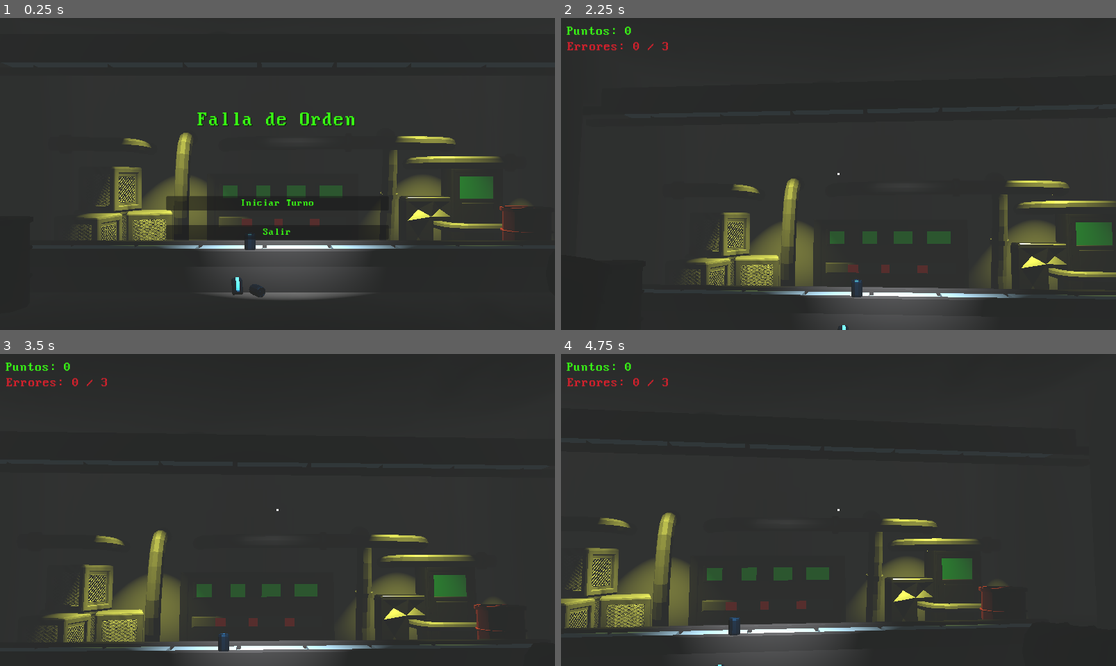
Above: before the commit, frames 1-4 (two rows, left to right).
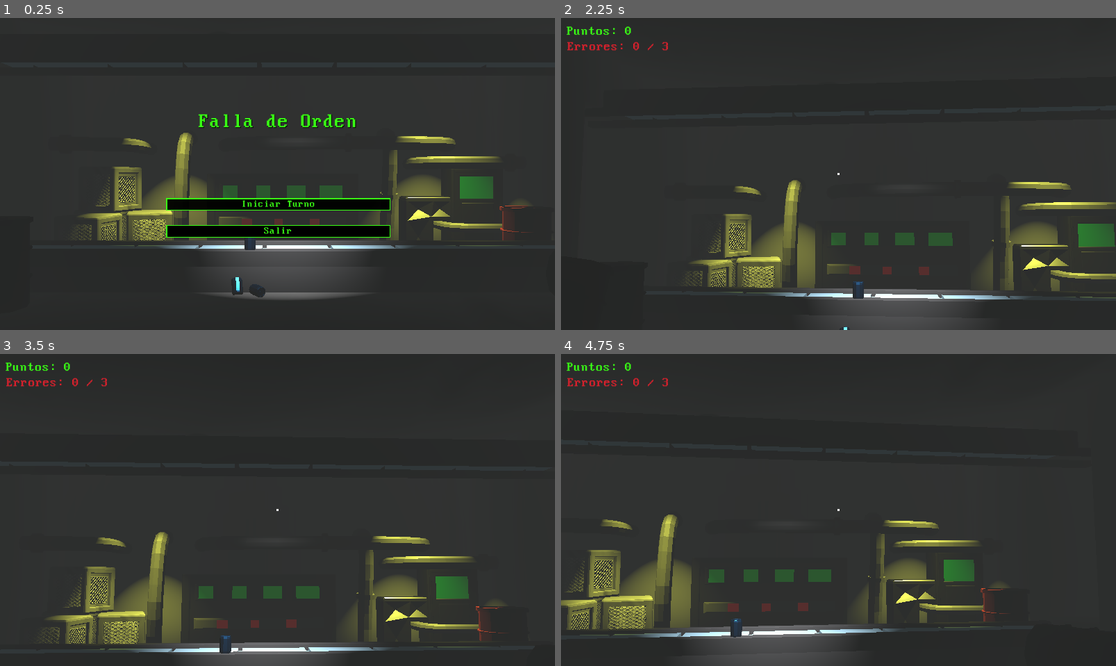
Above: after the commit, the same moments.

Repository: deffeu1/falla-de-orden
Game: Godot game, scene res://Escenas/MenuPrincipal.tscn
Two runs of this game, one before a commit and one after it. Both use one fixed random seed, a clock stepped at 60 frames per second and the inputs below.
Inputs (mouse positions are in pixels of both pictures, inside the frame that each line leads up to):
- Up to frame 1 (0.25 s): no input
- Up to frame 2 (2.25 s): tap Enter at 0.5 s; move the mouse to (960, 158) at 0.52 s; click (960, 158) at 0.67 s; click "Iniciar Turno" at 1.25 s; tap Space at 2 s; move the mouse to (810, 174) at 2.02 s; click (810, 174) at 2.17 s
- Up to frame 3 (3.5 s): move the mouse to (288, 503) at 2.77 s; click (288, 503) at 2.92 s
- Up to frame 4 (4.75 s): move the mouse to (832, 516) at 3.52 s; click (832, 516) at 3.67 s; move the mouse to (877, 513) at 4.27 s; click (877, 513) at 4.42 s

The runs differ from the first frame. In frame 1, 4.0% of the frame differs, in the area x 29-71%, y 30-72%; in frame 2, 4.0%; in frame 3, 4.6%; in frame 4, 4.7%, in the area x 0-81%, y 50-100%.

Commit message:
personalicé botones anashe

Diff:
--- a/Escenas/Interfaz.tscn
+++ b/Escenas/Interfaz.tscn
@@ -2,6 +2,70 @@
 
 [ext_resource type="Script" uid="uid://c7fpde8f7dtb0" path="res://scripts/Interfaz.gd" id="1_peb2f"]
 [ext_resource type="FontFile" uid="uid://bfqkeu8rw4j68" path="res://Fuentes/Perfect DOS VGA 437.ttf" id="2_cswj6"]
+
+[sub_resource type="StyleBoxFlat" id="StyleBoxFlat_cswj6"]
+bg_color = Color(0.00035290723, 0.010837806, 2.3689354e-08, 1)
+border_width_left = 2
+border_width_top = 2
+border_width_right = 2
+border_width_bottom = 2
+border_color = Color(0.22352941, 1, 0.078431375, 1)
+
+[sub_resource type="StyleBoxFlat" id="StyleBoxFlat_gr0k6"]
+bg_color = Color(0.22352941, 1, 0.078431375, 1)
+border_width_left = 2
+border_width_top = 2
+border_width_right = 2
+border_width_bottom = 2
+border_color = Color(0, 0, 0, 1)
+
+[sub_resource type="StyleBoxFlat" id="StyleBoxFlat_fyldm"]
+bg_color = Color(0, 0, 0, 1)
+border_width_left = 2
+border_width_top = 2
+border_width_right = 2
+border_width_bottom = 2
+border_color = Color(0.22352941, 1, 0.078431375, 1)
+
+[sub_resource type="StyleBoxFlat" id="StyleBoxFlat_cm7ul"]
+bg_color = Color(0.22352941, 1, 0.078431375, 1)
+border_width_left = 2
+border_width_top = 2
+border_width_right = 2
+border_width_bottom = 2
+border_color = Color(0, 0, 0, 1)
+
+[sub_resource type="StyleBoxFlat" id="StyleBoxFlat_ykoxn"]
+bg_color = Color(0, 0, 0, 1)
+border_width_left = 2
+border_width_top = 2
+border_width_right = 2
+border_width_bottom = 2
+border_color = Color(0.22352941, 1, 0.078431375, 1)
+
+[sub_resource type="StyleBoxFlat" id="StyleBoxFlat_e0f55"]
+bg_color = Color(0.22352941, 1, 0.078431375, 1)
+border_width_left = 2
+border_width_top = 2
+border_width_right = 2
+border_width_bottom = 2
+border_color = Color(0, 0, 0, 1)
+
+[sub_resource type="StyleBoxFlat" id="StyleBoxFlat_vfk14"]
+bg_color = Color(0, 0, 0, 1)
+border_width_left = 2
+border_width_top = 2
+border_width_right = 2
+border_width_bottom = 2
+border_color = Color(0.22352941, 1, 0.078431375, 1)
+
+[sub_resource type="StyleBoxFlat" id="StyleBoxFlat_wlqyy"]
+bg_color = Color(0.22352941, 1, 0.078431375, 1)
+border_width_left = 2
+border_width_top = 2
+border_width_right = 2
+border_width_bottom = 2
+border_color = Color(0, 0, 0, 1)
 
 [node name="Interfaz" type="CanvasLayer" unique_id=1239421756]
 process_mode = 3
@@ -84,11 +148,13 @@
 layout_mode = 2
 theme_override_colors/font_color = Color(0.22352941, 1, 0.078431375, 1)
 theme_override_colors/font_focus_color = Color(0.22352941, 1, 0.078431375, 1)
-theme_override_colors/font_pressed_color = Color(0.22352941, 0.63529414, 0.078431375, 1)
-theme_override_colors/font_hover_color = Color(0.22352941, 1, 0.078431375, 1)
-theme_override_colors/font_hover_pressed_color = Color(0.22352941, 1, 0.078431375, 1)
+theme_override_colors/font_pressed_color = Color(0, 0, 0, 1)
+theme_override_colors/font_hover_color = Color(0, 0, 0, 1)
+theme_override_colors/font_hover_pressed_color = Color(0, 0, 0, 1)
 theme_override_fonts/font = ExtResource("2_cswj6")
 theme_override_font_sizes/font_size = 25
+theme_override_styles/normal = SubResource("StyleBoxFlat_cswj6")
+theme_override_styles/hover = SubResource("StyleBoxFlat_gr0k6")
 text = "Reiniciar Turno"
 
 [node name="Mira" type="ColorRect" parent="." unique_id=750352229]
@@ -128,31 +194,34 @@
 [node name="BotonReanudar" type="Button" parent="PantallaPausa" unique_id=1286791758]
 layout_mode = 1
 anchors_preset = -1
-anchor_left = 0.43114588
-anchor_top = 0.22685185
-anchor_right = 0.53152776
-anchor_bottom = 0.32114813
-offset_left = 0.3199463
-offset_right = -0.32000732
-offset_bottom = -0.10400009
-grow_horizontal = 2
-theme_override_colors/font_color = Color(0.22352941, 1, 0.078431375, 1)
-theme_override_colors/font_focus_color = Color(0.22352941, 1, 0.078431375, 1)
-theme_override_colors/font_pressed_color = Color(0.22352941, 0.63529414, 0.078431375, 1)
-theme_override_colors/font_hover_color = Color(0.22352941, 1, 0.078431375, 1)
-theme_override_colors/font_hover_pressed_color = Color(0.22352941, 1, 0.078431375, 1)
-theme_override_fonts/font = ExtResource("2_cswj6")
-theme_override_font_sizes/font_size = 32
+anchor_left = 0.41000003
+anchor_top = 0.467
+anchor_right = 0.59000003
+anchor_bottom = 0.531
+offset_left = -0.32003784
+offset_top = -0.115997314
+offset_right = 0.3199463
+offset_bottom = 1.4119873
+grow_horizontal = 2
+grow_vertical = 2
+theme_override_colors/font_color = Color(0.22352941, 1, 0.078431375, 1)
+theme_override_colors/font_focus_color = Color(0.22352941, 1, 0.078431375, 1)
+theme_override_colors/font_pressed_color = Color(0, 0, 0, 1)
+theme_override_colors/font_hover_color = Color(0, 0, 0, 1)
+theme_override_colors/font_hover_pressed_color = Color(0, 0, 0, 1)
+theme_override_fonts/font = ExtResource("2_cswj6")
+theme_override_font_sizes/font_size = 38
+theme_override_styles/normal = SubResource("StyleBoxFlat_fyldm")
+theme_override_styles/hover = SubResource("StyleBoxFlat_cm7ul")
 text = "Reanudar"
-metadata/_edit_use_anchors_ = true
 
 [node name="BotonReiniciarPausa" type="Button" parent="PantallaPausa" unique_id=21739998]
 layout_mode = 1
 anchors_preset = -1
-anchor_left = 0.4042396
-anchor_top = 0.4752284
-anchor_right = 0.5619063
-anchor_bottom = 0.52322847
+anchor_left = 0.7844479
+anchor_top = 0.93819135
+anchor_right = 0.9915938
+anchor_bottom = 0.98773456
 offset_left = 0.315979
 offset_top = 0.052001953
 offset_right = -0.31604004
@@ -161,32 +230,36 @@
 grow_vertical = 2
 theme_override_colors/font_color = Color(0.22352941, 1, 0.078431375, 1)
 theme_override_colors/font_focus_color = Color(0.22352941, 1, 0.078431375, 1)
-theme_override_colors/font_pressed_color = Color(0.22352941, 0.63529414, 0.078431375, 1)
-theme_override_colors/font_hover_color = Color(0.22352941, 1, 0.078431375, 1)
-theme_override_colors/font_hover_pressed_color = Color(0.22352941, 1, 0.078431375, 1)
+theme_override_colors/font_pressed_color = Color(0, 0, 0, 1)
+theme_override_colors/font_hover_color = Color(0, 0, 0, 1)
+theme_override_colors/font_hover_pressed_color = Color(0, 0, 0, 1)
 theme_override_fonts/font = ExtResource("2_cswj6")
 theme_override_font_sizes/font_size = 24
+theme_override_styles/normal = SubResource("StyleBoxFlat_ykoxn")
+theme_override_styles/hover = SubResource("StyleBoxFlat_e0f55")
 text = "Reiniciar fabrica"
 metadata/_edit_use_anchors_ = true
 
 [node name="BotonVolverMenu" type="Button" parent="PantallaPausa" unique_id=1311722951]
 layout_mode = 1
 anchors_preset = -1
-anchor_left = 0.0024236043
-anchor_top = 0.91820985
-anchor_right = 0.20156945
-anchor_bottom = 0.9939877
+anchor_left = 0.013708327
+anchor_top = 0.90123457
+anchor_right = 0.23629168
+anchor_bottom = 0.97701234
 offset_left = 0.20800781
 offset_right = -0.20800781
 offset_bottom = -0.10400009
 grow_horizontal = 2
 theme_override_colors/font_color = Color(0.22352941, 1, 0.078431375, 1)
 theme_override_colors/font_focus_color = Color(0.22352941, 1, 0.078431375, 1)
-theme_override_colors/font_pressed_color = Color(0.22352941, 0.63529414, 0.078431375, 1)
-theme_override_colors/font_hover_color = Color(0.22352941, 1, 0.078431375, 1)
-theme_override_colors/font_hover_pressed_color = Color(0.22352941, 1, 0.078431375, 1)
+theme_override_colors/font_pressed_color = Color(0, 0, 0, 1)
+theme_override_colors/font_hover_color = Color(0, 0, 0, 1)
+theme_override_colors/font_hover_pressed_color = Color(0, 0, 0, 1)
 theme_override_fonts/font = ExtResource("2_cswj6")
 theme_override_font_sizes/font_size = 28
+theme_override_styles/normal = SubResource("StyleBoxFlat_vfk14")
+theme_override_styles/hover = SubResource("StyleBoxFlat_wlqyy")
 text = "Volver al menu"
 metadata/_edit_use_anchors_ = true
 
--- a/Escenas/MenuPrincipal.tscn
+++ b/Escenas/MenuPrincipal.tscn
@@ -3,6 +3,38 @@
 [ext_resource type="Script" uid="uid://od3wa6d1sirp" path="res://menu_principal.gd" id="1_20qv4"]
 [ext_resource type="FontFile" uid="uid://bfqkeu8rw4j68" path="res://Fuentes/Perfect DOS VGA 437.ttf" id="2_i4iwo"]
 [ext_resource type="PackedScene" uid="uid://doi3wy70dtlme" path="res://Escenas/main.tscn" id="2_iq5l4"]
+
+[sub_resource type="StyleBoxFlat" id="StyleBoxFlat_i4iwo"]
+bg_color = Color(0, 0, 0, 0.94509804)
+border_width_left = 2
+border_width_top = 2
+border_width_right = 2
+border_width_bottom = 2
+border_color = Color(0.22352941, 1, 0.078431375, 1)
+
+[sub_resource type="StyleBoxFlat" id="StyleBoxFlat_shwl5"]
+bg_color = Color(0.22352941, 1, 0.078431375, 1)
+border_width_left = 2
+border_width_top = 2
+border_width_right = 2
+border_width_bottom = 2
+border_color = Color(0, 0, 0, 1)
+
+[sub_resource type="StyleBoxFlat" id="StyleBoxFlat_gdyll"]
+bg_color = Color(0, 0, 0, 1)
+border_width_left = 2
+border_width_top = 2
+border_width_right = 2
+border_width_bottom = 2
+border_color = Color(0.22352941, 1, 0.078431375, 1)
+
+[sub_resource type="StyleBoxFlat" id="StyleBoxFlat_0qwxx"]
+bg_color = Color(0.22352941, 1, 0.078431375, 1)
+border_width_left = 2
+border_width_top = 2
+border_width_right = 2
+border_width_bottom = 2
+border_color = Color(0, 0, 0, 1)
 
 [node name="MenuPrincipal" type="Control" unique_id=1701189064]
 layout_mode = 3
@@ -17,9 +49,9 @@
 layout_mode = 1
 anchors_preset = -1
 anchor_left = 0.2995625
-anchor_top = 0.39031482
-anchor_right = 0.70056254
-anchor_bottom = 0.61431485
+anchor_top = 0.30080867
+anchor_right = 0.70403475
+anchor_bottom = 0.703821
 offset_left = -0.0960083
 offset_top = 0.07598877
 offset_right = -0.048034668
@@ -48,22 +80,26 @@
 layout_mode = 2
 theme_override_colors/font_color = Color(0.22352941, 1, 0.078431375, 1)
 theme_override_colors/font_focus_color = Color(0.22352941, 1, 0.078431375, 1)
-theme_override_colors/font_pressed_color = Color(0.22352941, 0.63529414, 0.078431375, 1)
-theme_override_colors/font_hover_color = Color(0.22352941, 1, 0.078431375, 1)
-theme_override_colors/font_hover_pressed_color = Color(0.22352941, 1, 0.078431375, 1)
+theme_override_colors/font_pressed_color = Color(0, 0, 0, 1)
+theme_override_colors/font_hover_color = Color(0, 0, 0, 1)
+theme_override_colors/font_hover_pressed_color = Color(0, 0, 0, 1)
 theme_override_fonts/font = ExtResource("2_i4iwo")
 theme_override_font_sizes/font_size = 21
+theme_override_styles/normal = SubResource("StyleBoxFlat_i4iwo")
+theme_override_styles/hover = SubResource("StyleBoxFlat_shwl5")
 text = "Iniciar Turno"
 
 [node name="BotonSalir" type="Button" parent="Contenedor" unique_id=1132170496]
 layout_mode = 2
 theme_override_colors/font_color = Color(0.22352941, 1, 0.078431375, 1)
 theme_override_colors/font_focus_color = Color(0.22352941, 1, 0.078431375, 1)
-theme_override_colors/font_pressed_color = Color(0.22352941, 0.63529414, 0.078431375, 1)
-theme_override_colors/font_hover_color = Color(0.22352941, 1, 0.078431375, 1)
-theme_override_colors/font_hover_pressed_color = Color(0.22352941, 1, 0.078431375, 1)
+theme_override_colors/font_pressed_color = Color(0.0003714736, 0.0031248627, 7.641922e-05, 1)
+theme_override_colors/font_hover_color = Color(1.949253e-05, 0.00059860974, 1.3395766e-09, 1)
+theme_override_colors/font_hover_pressed_color = Color(0.0005782729, 0.017758746, 4.061032e-08, 1)
 theme_override_fonts/font = ExtResource("2_i4iwo")
 theme_override_font_sizes/font_size = 21
+theme_override_styles/normal = SubResource("StyleBoxFlat_gdyll")
+theme_override_styles/hover = SubResource("StyleBoxFlat_0qwxx")
 text = "Salir"
 
 [node name="main" parent="." unique_id=825403201 instance=ExtResource("2_iq5l4")]
